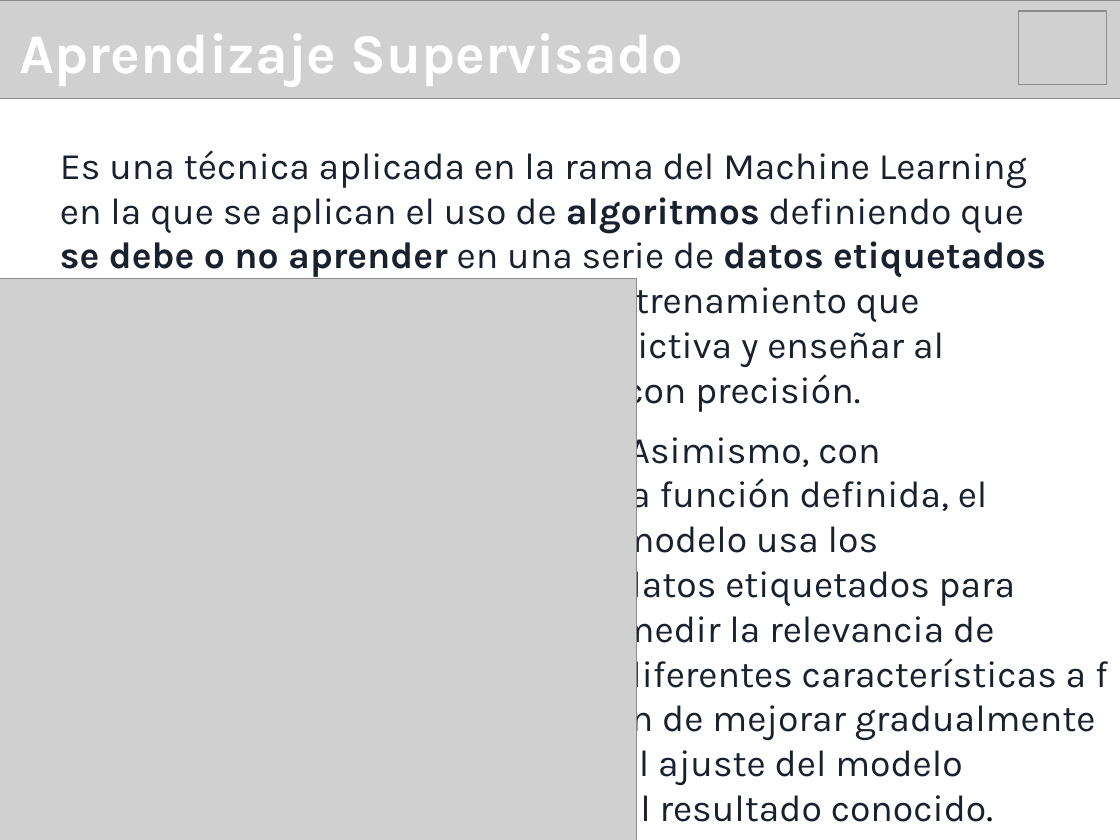
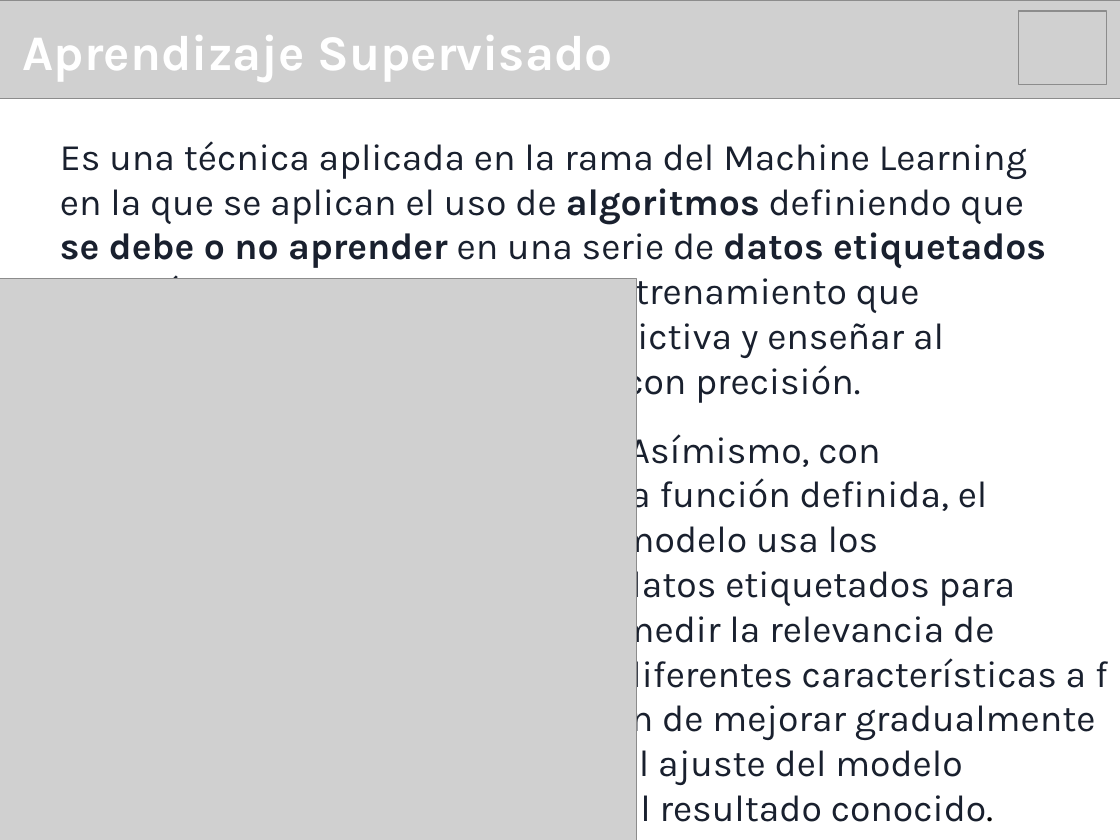
Before and after one commit to IgnGGA/grupo9, a slide deck: slide 4 of presentación/presentaciónDosMineriaDeDatos.pptx (slide 5 before the commit). Drawn at 1120x840 pixels with LibreOffice and Linux fonts; fonts in the diff are those of the drawing; grey boxes stand for pictures. Boxes give left, top, right and bottom in pixels: in the first picture for what was removed or moved away, otherwise in the second. Text is boxed around its words. In the diff, an @@ line names an element or a change of style, - is before the commit and + after.

Commit message:
Nuevas imagenes y avanace en la ppt, se crea codigo unificado para entregar a profesor

```diff
--- a/presentación/presentaciónDosMineriaDeDatos.pptx
+++ b/presentación/presentaciónDosMineriaDeDatos.pptx
@@ text "Aprendizaje Supervisado" at bbox=[23, 35, 614, 82]: size 36 to 32 pt @@
@@ text "Es una técnica aplicada en ...": place and size @@
-text "Es una técnica aplicada en ..." at bbox=[60, 150, 1046, 413]
+text "Es una técnica aplicada en ..." at bbox=[60, 141, 1046, 404]
@@ text at bbox=[620, 429, 1096, 831]: text changed @@
-Asimismo, con la función definida, el modelo usa los datos etiquetados para medir la relevancia de diferentes características a fin de mejorar gradualmente el ajuste del modelo al resultado conocido.
+Asímismo, con la función definida, el modelo usa los datos etiquetados para medir la relevancia de diferentes características a fin de mejorar gradualmente el ajuste del modelo al resultado conocido.
```
Also in this commit, not shown: 4 other slides changed, 10 slides added, 9 slides removed, 18 other files.
